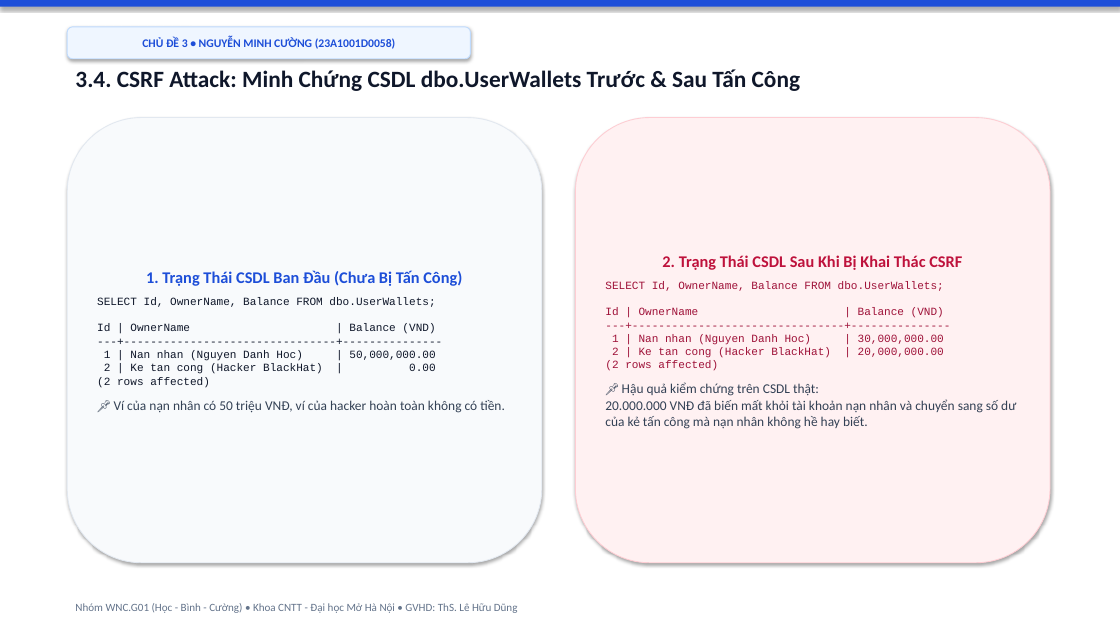
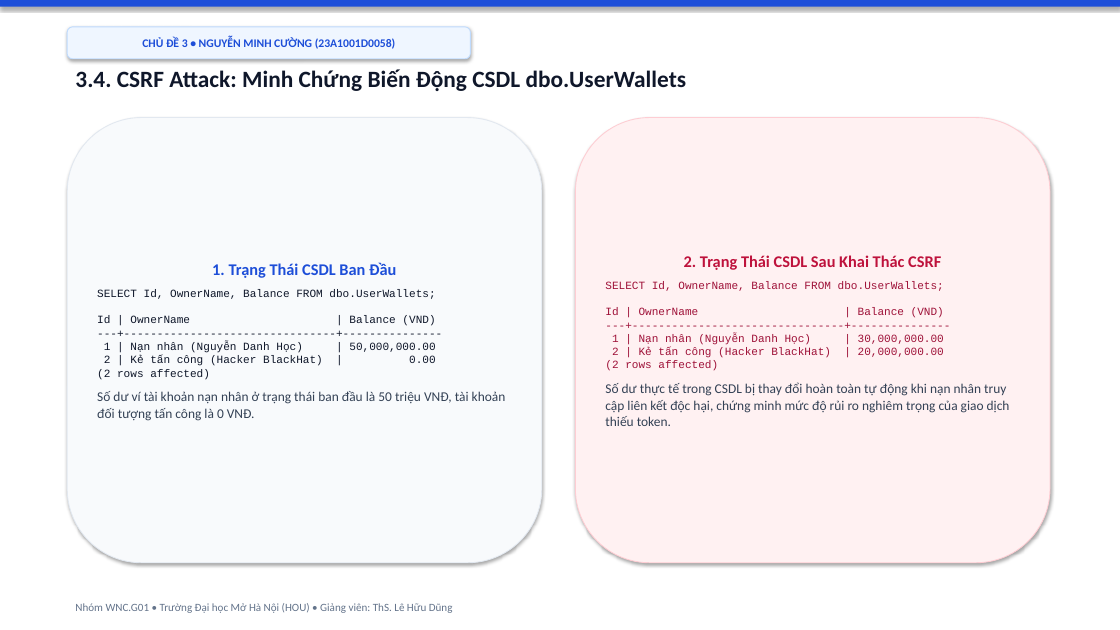
Before and after one commit to hocjsoo/OWASP_Demo, a slide deck: slide 18 of Slide_OWASP_Top3_Nhom_WNC_G01.pptx. Drawn at 1120x630 pixels with LibreOffice and Linux fonts; fonts in the diff are those of the drawing. Boxes give left, top, right and bottom in pixels: in the first picture for what was removed or moved away, otherwise in the second. Text is boxed around its words. In the diff, an @@ line names an element or a change of style, - is before the commit and + after.

```diff
--- a/Slide_OWASP_Top3_Nhom_WNC_G01.pptx
+++ b/Slide_OWASP_Top3_Nhom_WNC_G01.pptx
@@ text at [75, 69, 687, 91]: text changed @@
-3.4. CSRF Attack: Minh Chứng CSDL dbo.UserWallets Trước & Sau Tấn Công
+3.4. CSRF Attack: Minh Chứng Biến Động CSDL dbo.UserWallets
@@ text in rounded rectangle at [97, 262, 506, 421]: text changed @@
-1. Trạng Thái CSDL Ban Đầu (Chưa Bị Tấn Công)
-SELECT Id, OwnerName, Balance FROM dbo.UserWallets;
-Id | OwnerName | Balance (VND)
----+--------------------------------+---------------
-1 | Nan nhan (Nguyen Danh Hoc) | 50,000,000.00
-2 | Ke tan cong (Hacker BlackHat) | 0.00
-(2 rows affected)
-📌 Ví của nạn nhân có 50 triệu VNĐ, ví của hacker hoàn toàn không có tiền.
+1. Trạng Thái CSDL Ban Đầu
+SELECT Id, OwnerName, Balance FROM dbo.UserWallets;
+Id | OwnerName | Balance (VND)
+---+--------------------------------+---------------
+1 | Nạn nhân (Nguyễn Danh Học) | 50,000,000.00
+2 | Kẻ tấn công (Hacker BlackHat) | 0.00
+(2 rows affected)
+Số dư ví tài khoản nạn nhân ở trạng thái ban đầu là 50 triệu VNĐ, tài khoản đối tượng tấn công là 0 VNĐ.
@@ text in rounded rectangle at [605, 255, 1010, 426]: text changed @@
-2. Trạng Thái CSDL Sau Khi Bị Khai Thác CSRF
-SELECT Id, OwnerName, Balance FROM dbo.UserWallets;
-Id | OwnerName | Balance (VND)
----+--------------------------------+---------------
-1 | Nan nhan (Nguyen Danh Hoc) | 30,000,000.00
-2 | Ke tan cong (Hacker BlackHat) | 20,000,000.00
-(2 rows affected)
-📌 Hậu quả kiểm chứng trên CSDL thật:
-20.000.000 VNĐ đã biến mất khỏi tài khoản nạn nhân và chuyển sang số dư của kẻ tấn công mà nạn nhân không hề hay biết.
+2. Trạng Thái CSDL Sau Khai Thác CSRF
+SELECT Id, OwnerName, Balance FROM dbo.UserWallets;
+Id | OwnerName | Balance (VND)
+---+--------------------------------+---------------
+1 | Nạn nhân (Nguyễn Danh Học) | 30,000,000.00
+2 | Kẻ tấn công (Hacker BlackHat) | 20,000,000.00
+(2 rows affected)
+Số dư thực tế trong CSDL bị thay đổi hoàn toàn tự động khi nạn nhân truy cập liên kết độc hại, chứng minh mức độ rủi ro nghiêm trọng của giao dịch thiếu token.
@@ text at [75, 603, 453, 613]: text changed @@
-Nhóm WNC.G01 (Học - Bình - Cường) • Khoa CNTT - Đại học Mở Hà Nội • GVHD: ThS. Lê Hữu Dũng
+Nhóm WNC.G01 • Trường Đại học Mở Hà Nội (HOU) • Giảng viên: ThS. Lê Hữu Dũng
```
Also in this commit, not shown: 21 other slides changed, 2 other files.
